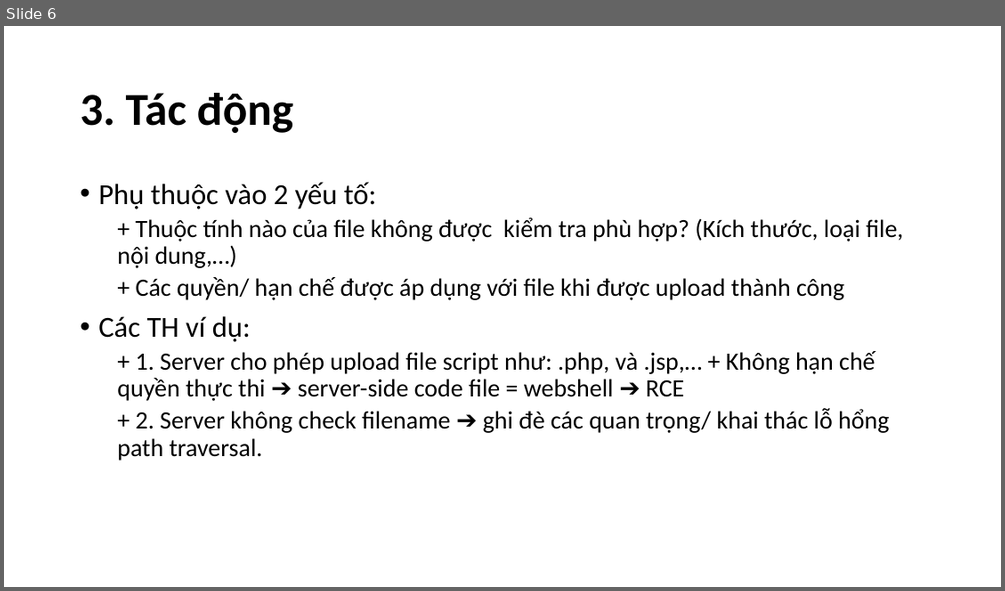
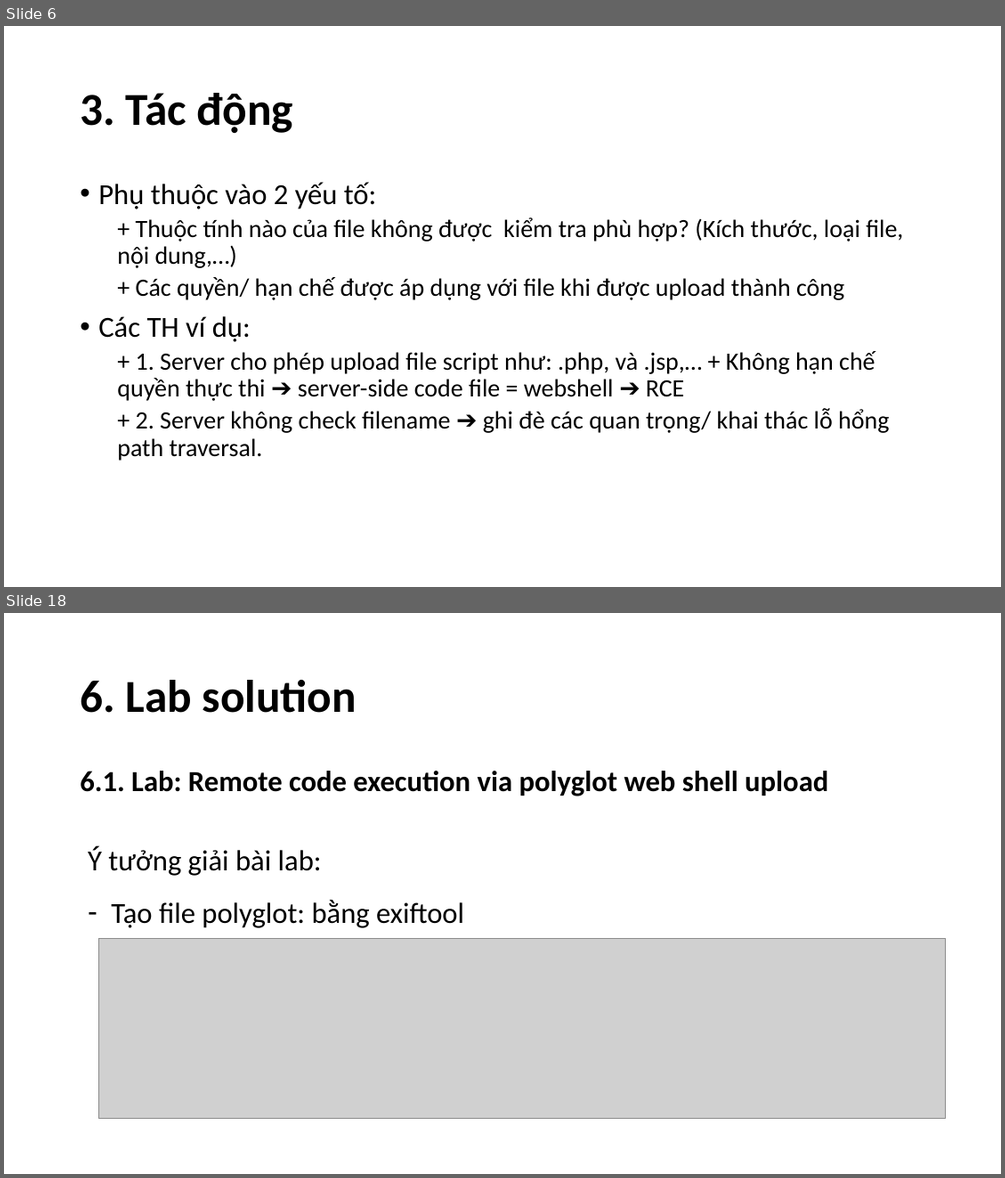
Before and after one commit to n33r9/PortSwigger_labs_note, a slide deck: week3.2.file_upload/file_upload.pptx. Shown one above the other, each under a label of ours: slide 6 before the commit, slides 6 and 18 after it; the slides between them are not shown. The pictures are 1005x591 and 1005x1178 pixels, drawn with LibreOffice and Linux fonts; fonts in the diff are those of the drawing; grey boxes stand for pictures. Boxes give left, top, right and bottom in pixels: in the first picture for what was removed or moved away, otherwise in the second. Text is boxed around its words. In the diff, an @@ line names an element or a change of style, - is before the commit and + after.

```diff
--- a/week3.2.file_upload/file_upload.pptx
+++ b/week3.2.file_upload/file_upload.pptx
@@ slide 18 added at (x1=4, y1=613, x2=1001, y2=1174), background #FFFFFF @@
@@ title added at (x1=80, y1=680, x2=356, y2=713), 44 pt, text #000000, bold @@
+6. Lab solution
@@ text added at (x1=80, y1=771, x2=828, y2=796), 28 pt, text #000000, bold @@
+6.1. Lab: Remote code execution via polyglot web shell upload
@@ text added at (x1=88, y1=847, x2=464, y2=928), 28 pt, text #000000 @@
+Ý tưởng giải bài lab:
+– Tạo file polyglot: bằng exiftool
@@ picture added at (x1=99, y1=938, x2=946, y2=1118) @@
```
Also in this commit, not shown: 5 slides changed, 13 other slides added.
